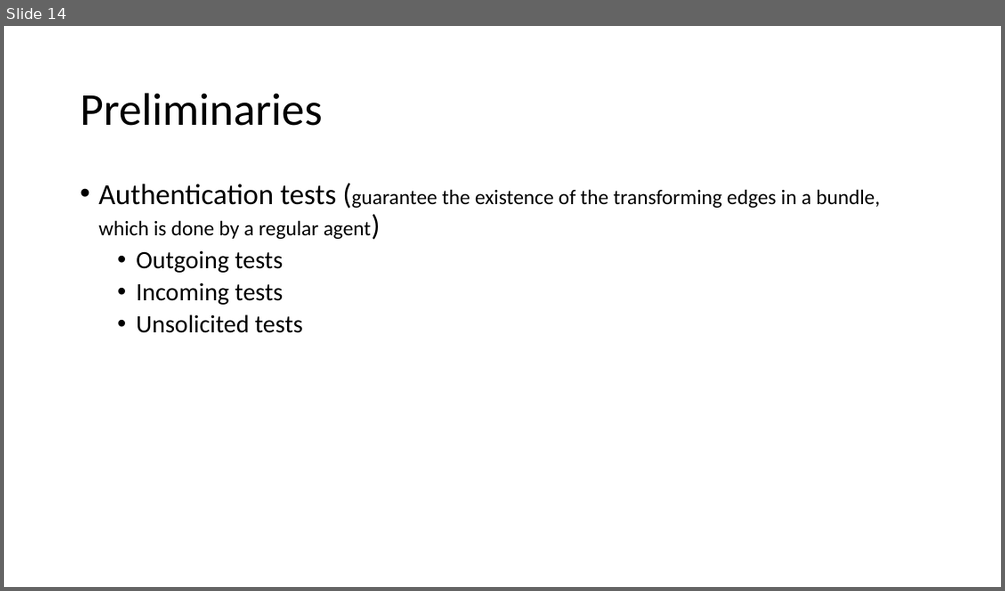
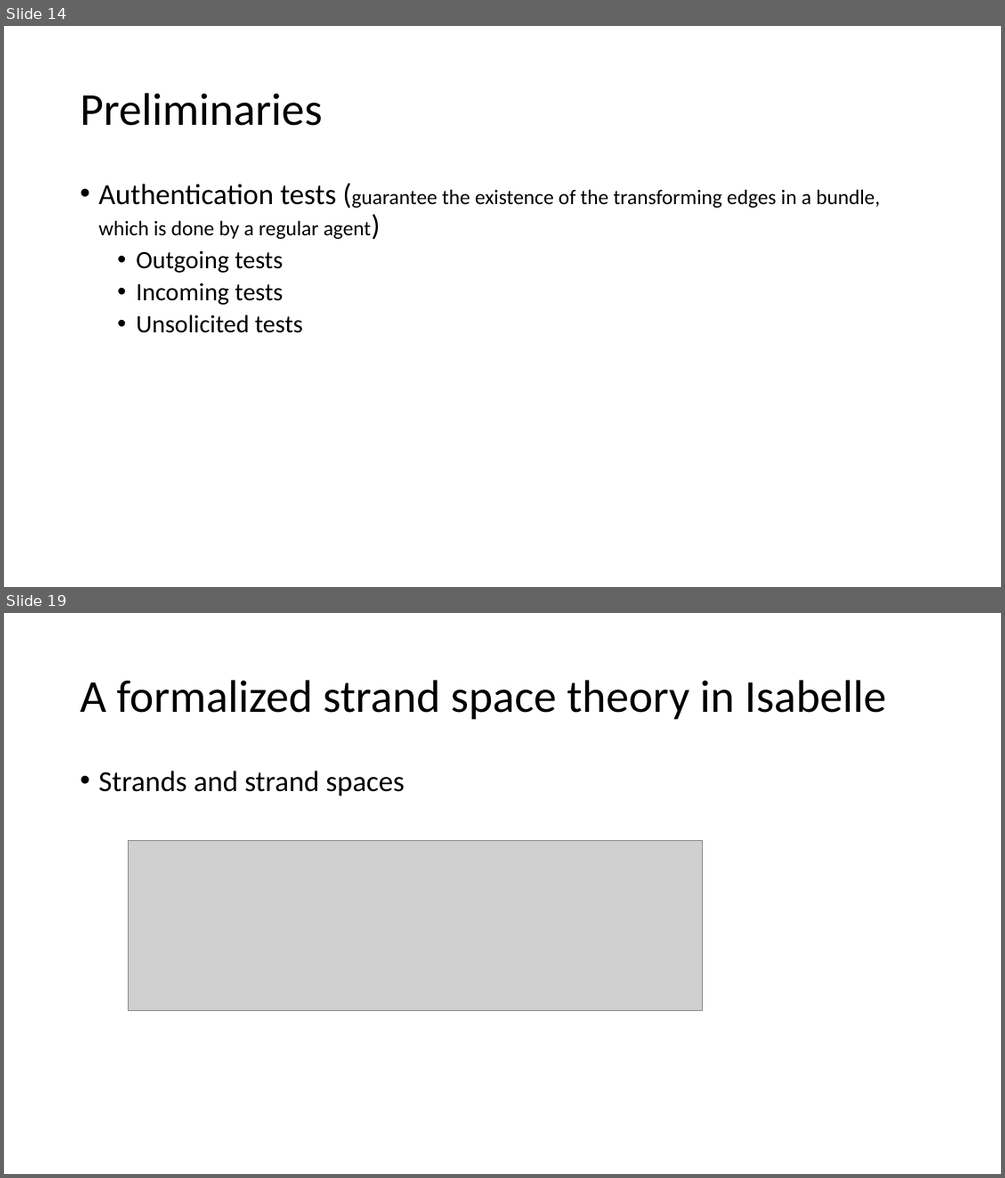
Before and after one commit to bacmive/paper_notes, a slide deck: notes7-strand space.pptx. Shown one above the other, each under a label of ours: slide 14 before the commit, slides 14 and 19 after it; the slides between them are not shown. The pictures are 1005x591 and 1005x1178 pixels, drawn with LibreOffice and Linux fonts; fonts in the diff are those of the drawing; grey boxes stand for pictures. Boxes give left, top, right and bottom in pixels: in the first picture for what was removed or moved away, otherwise in the second. Text is boxed around its words. In the diff, an @@ line names an element or a change of style, - is before the commit and + after.

Commit message:
strand

```diff
--- a/notes7-strand space.pptx
+++ b/notes7-strand space.pptx
@@ slide 19 added at [4, 613, 1001, 1174], background #FFFFFF @@
@@ title added at [80, 680, 886, 720], 44 pt, text #000000 @@
+A formalized strand space theory in Isabelle
@@ text added at [98, 771, 404, 796], 28 pt, text #000000 @@
+• Strands and strand spaces
@@ picture added at [128, 840, 703, 1011] @@
```
Also in this commit, not shown: 1 slide changed, 6 other slides added, 1 other file.
